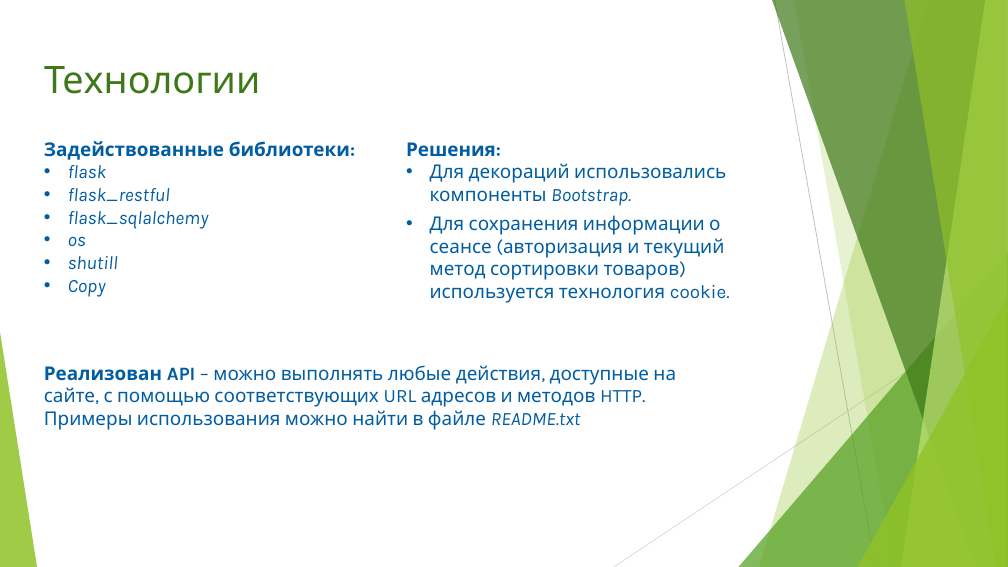
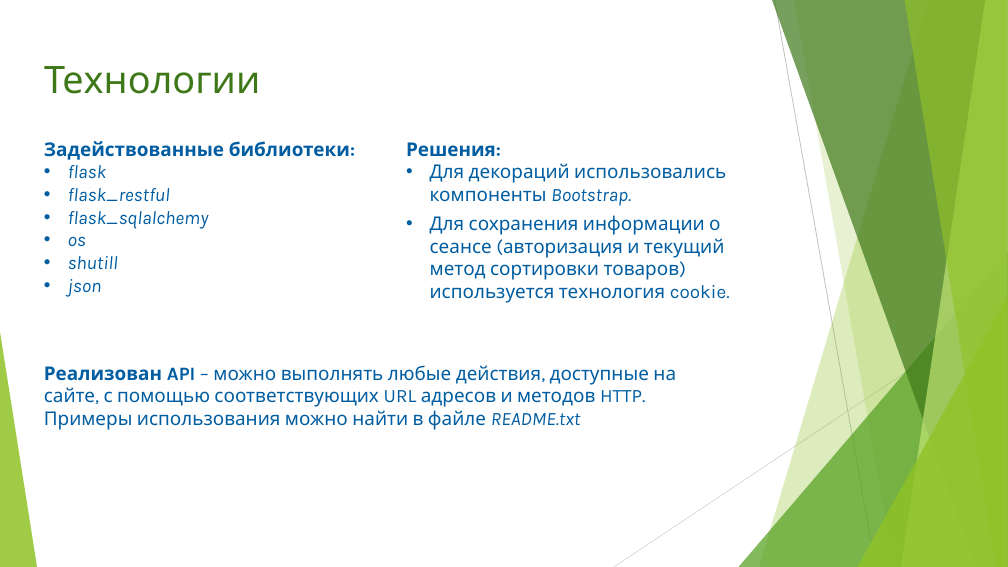
Before and after one commit to vlad120/Re_restore, a slide deck: slide 5 of Documents/WebServer project presentation.pptx. Drawn at 1008x567 pixels with LibreOffice and Linux fonts; fonts in the diff are those of the drawing. Boxes give left, top, right and bottom in pixels: in the first picture for what was removed or moved away, otherwise in the second. Text is boxed around its words. In the diff, an @@ line names an element or a change of style, - is before the commit and + after.

Commit message:
Версия 1.2.0: Пришлось изменить принцип работы с JSON-данными в БД для оптимизации под хостинг. Добавлен API для поиска товаров. Мелкие исправления и улучшения.

```diff
--- a/Documents/WebServer project presentation.pptx
+++ b/Documents/WebServer project presentation.pptx
@@ text at box(68, 279, 102, 297): text changed @@
-• Copy
+• json
```
Also in this commit, not shown: 3 other files.
